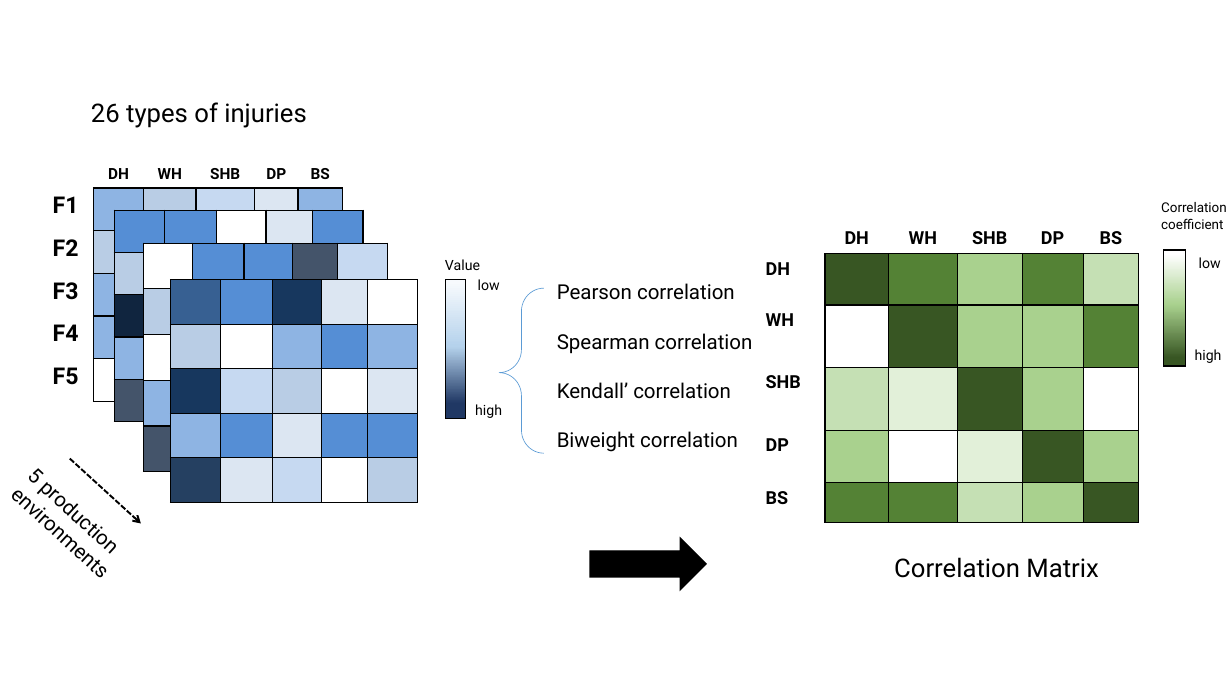
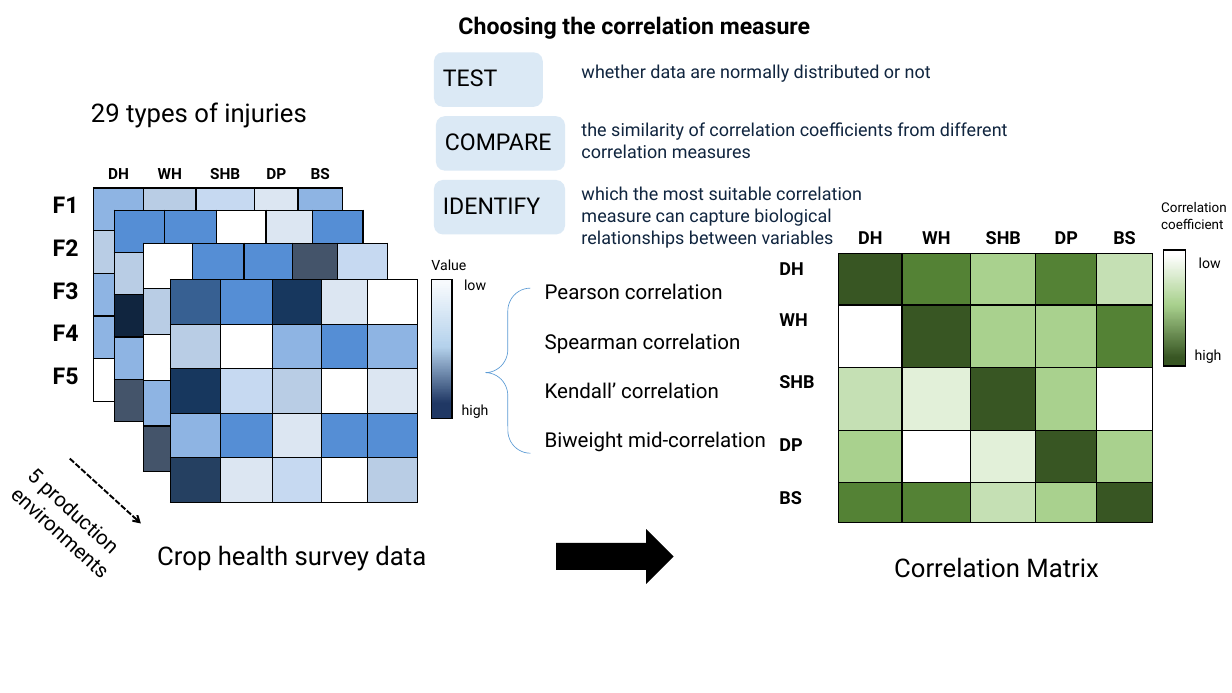
Before and after one commit to sithjaisong/Network-analysis-, a slide deck: slide 3 of dissertation/pipeline.pptx. Drawn at 1232x693 pixels with LibreOffice and Linux fonts; fonts in the diff are those of the drawing. Boxes give left, top, right and bottom in pixels: in the first picture for what was removed or moved away, otherwise in the second. Text is boxed around its words. In the diff, an @@ line names an element or a change of style, - is before the commit and + after.

```diff
--- a/dissertation/pipeline.pptx
+++ b/dissertation/pipeline.pptx
@@ text added at box(458, 16, 810, 39), 18 pt, text #000000, bold @@
+Choosing the correlation measure
@@ rounded rectangle added at box(434, 53, 543, 107), fill #9DC3E6 at 36% opacity @@
@@ text added at box(443, 69, 497, 87), 18 pt, text #000000 @@
+TEST
@@ text added at box(581, 64, 931, 82), 14 pt, text #10253F @@
+whether data are normally distributed or not
@@ text at box(91, 102, 307, 128): text changed @@
-26 types of injuries
+29 types of injuries
@@ rounded rectangle added at box(436, 116, 566, 171), fill #9DC3E6 at 36% opacity @@
@@ text added at box(445, 133, 551, 151), 18 pt, text #000000 @@
+COMPARE
@@ text added at box(581, 122, 1008, 158), 14 pt, text #10253F @@
+the similarity of correlation coefficients from different correlation measures
@@ rounded rectangle added at box(434, 180, 566, 235), fill #9DC3E6 at 36% opacity @@
@@ text added at box(443, 197, 540, 214), 18 pt, text #000000 @@
+IDENTIFY
@@ text added at box(581, 186, 862, 248), 14 pt, text #10253F @@
+which the most suitable correlation measure can capture biological relationships between variables
@@ table: place and size @@
-table at box(757, 181, 1140, 523)
+table at box(770, 181, 1153, 523)
@@ text "Pearson correlation": place and size @@
-text "Pearson correlation" at box(557, 283, 738, 452)
+text "Pearson correlation" at box(545, 283, 766, 452)
@@ 3 texts, 1 rectangle, 1 left brace: place and size @@
-3 texts, 1 rectangle, 1 left brace at box(445, 259, 544, 454)
+3 texts, 1 rectangle, 1 left brace at box(431, 259, 531, 454)
@@ text at box(545, 431, 766, 452): text changed @@
-Biweight correlation
+Biweight mid-correlation
@@ right arrow: place and size @@
-right arrow at box(591, 538, 707, 590)
+right arrow at box(557, 531, 674, 582)
@@ text added at box(157, 545, 426, 571), 20 pt, text #000000 @@
+Crop health survey data
```
Also in this commit, not shown: 1 slide added, 28 other files.
